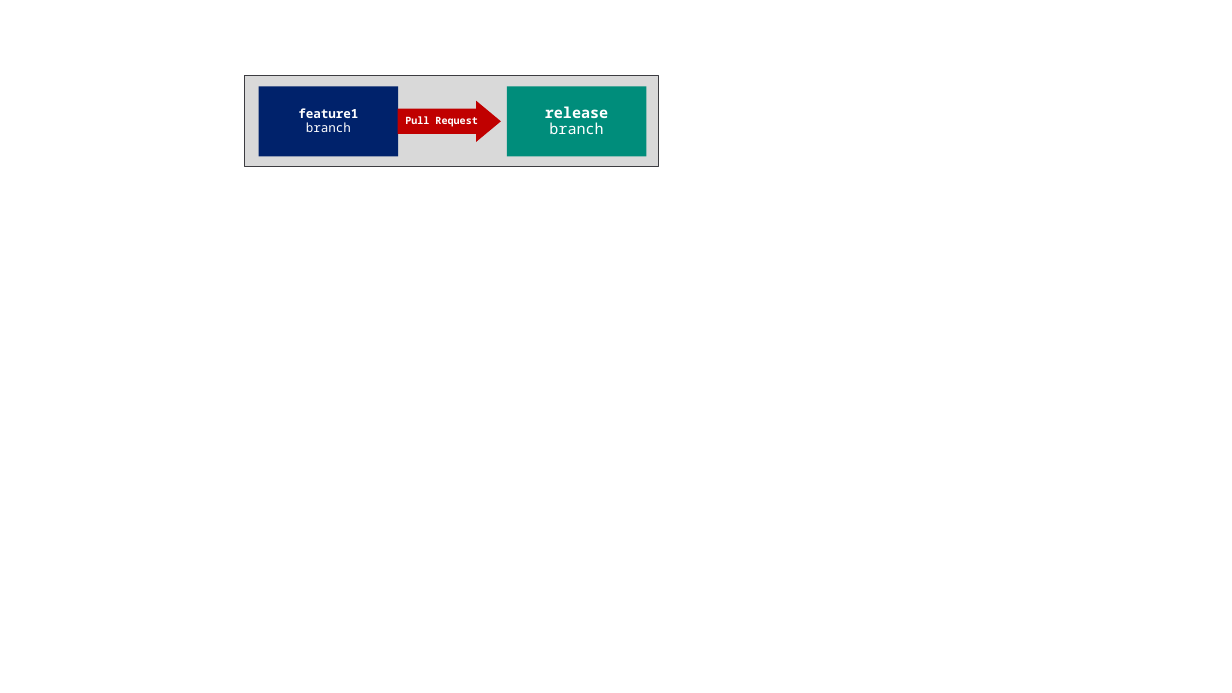
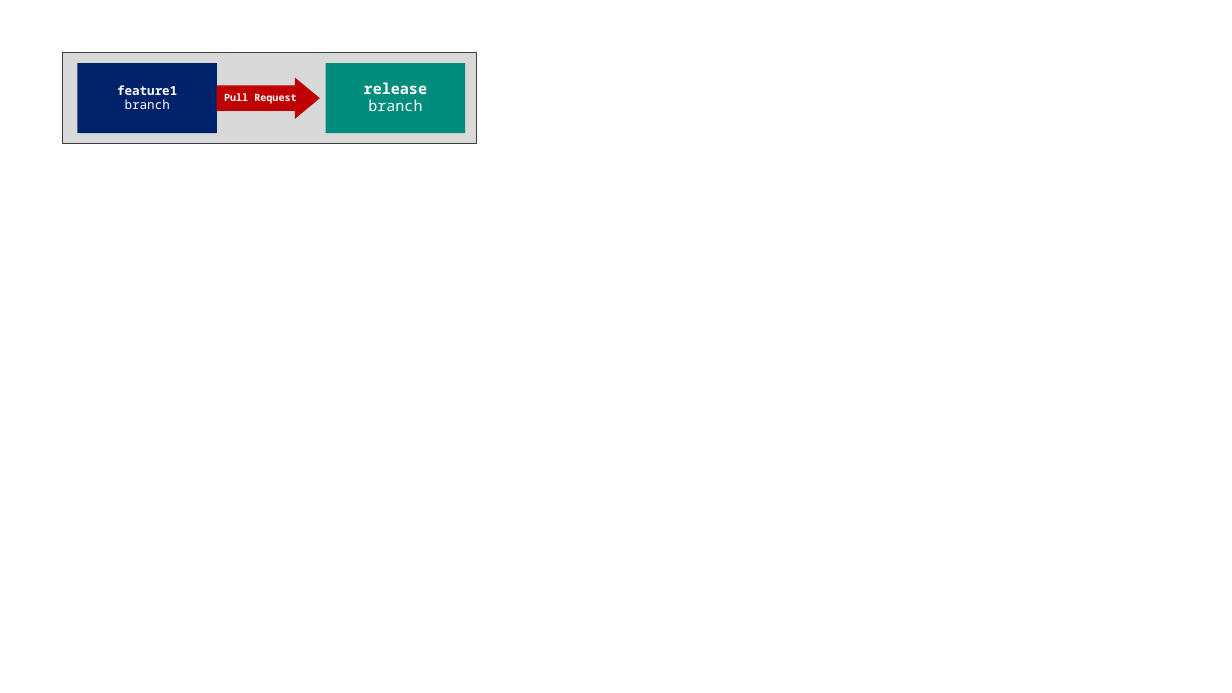
Before and after one commit to FabricDevCamp/fabric-cicd-whitepaper, a slide deck: slide 20 of Part 1 - Overview of Fabric CICD.pptx (slide 17 before the commit). Drawn at 1232x693 pixels with LibreOffice and Linux fonts; fonts in the diff are those of the drawing. Boxes give left, top, right and bottom in pixels: in the first picture for what was removed or moved away, otherwise in the second. Text is boxed around its words. In the diff, an @@ line names an element or a change of style, - is before the commit and + after.

```diff
--- a/Part 1 - Overview of Fabric CICD.pptx
+++ b/Part 1 - Overview of Fabric CICD.pptx
@@ 3 rectangles, 1 right arrow: place and size @@
-3 rectangles, 1 right arrow at [244,76,658,167]
+3 rectangles, 1 right arrow at [63,53,476,143]
```
Also in this commit, not shown: 7 other slides changed, 7 slides added, 4 slides removed, 1 other file.
